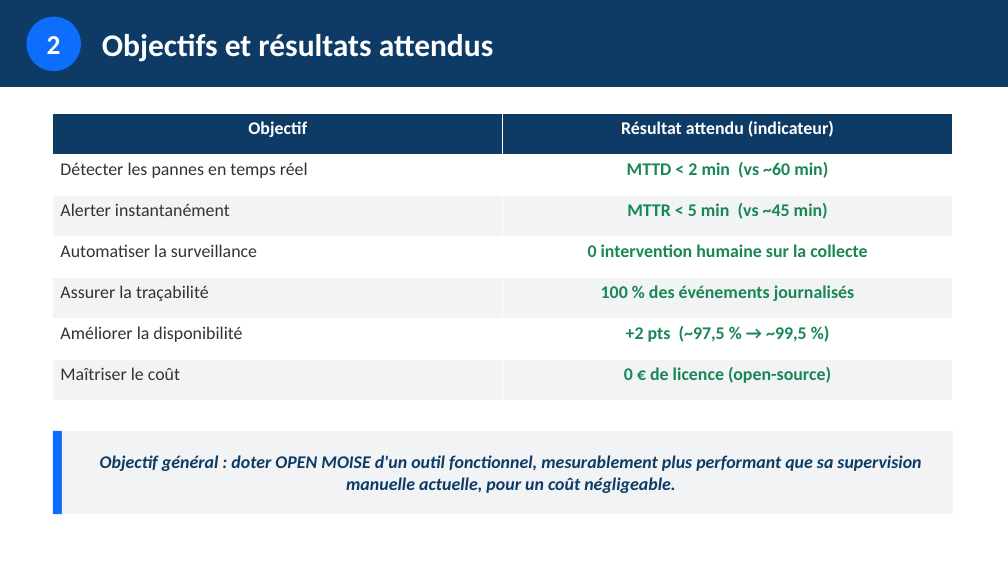
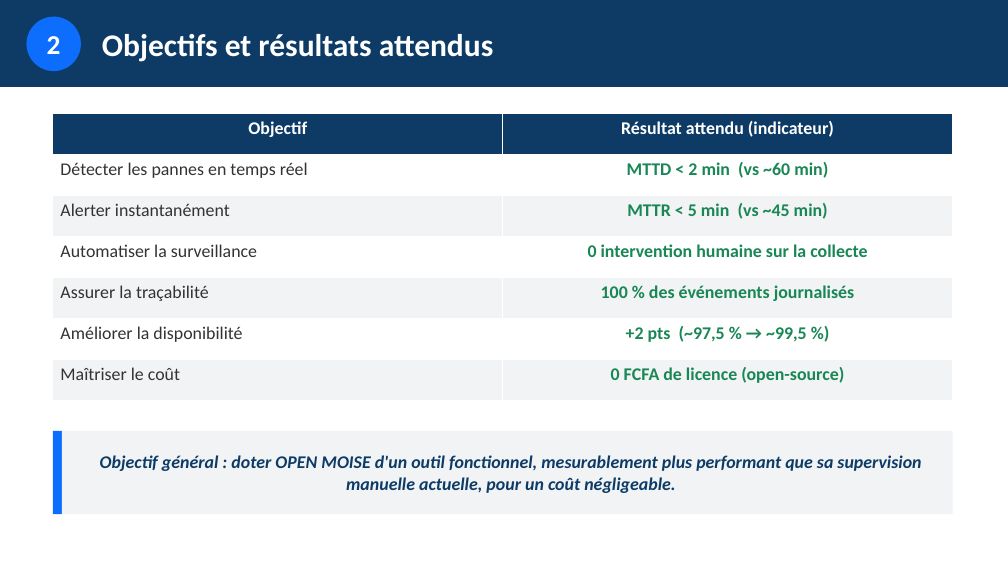
Before and after one commit to esperanceykouassi-bit/Supervision-reseau, a slide deck: slide 7 of soutenance/presentation-projet.pptx. Drawn at 1008x567 pixels with LibreOffice and Linux fonts; fonts in the diff are those of the drawing. Boxes give left, top, right and bottom in pixels: in the first picture for what was removed or moved away, otherwise in the second. Text is boxed around its words. In the diff, an @@ line names an element or a change of style, - is before the commit and + after.

```diff
--- a/soutenance/presentation-projet.pptx
+++ b/soutenance/presentation-projet.pptx
@@ table at bbox=[53, 113, 953, 401] @@
-row 7, column 2: 0 € de licence (open-source)
+row 7, column 2: 0 FCFA de licence (open-source)
```
Also in this commit, not shown: 2 other slides changed, 5 other files.
